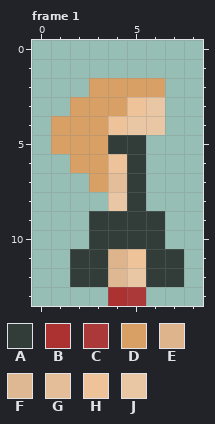
File history of a pixel-art file, Assets/PersonalAssets/NPC/Day4/WomanDayFourCorrectRightIdle.aseprite. This is how it looked before the edit.
9x14 pixels, 3 frames. Colours within 5 levels of each other are drawn and written as one. Shown: frame 1. The commit also changed other frames, which this record leaves out.
Palette (. is transparent): A #323c39  B #ac3232  C #ac3939  D #d9a066  E #ddb48b  F #ddb893  G #e3be98  H #eec39a  J #eac7a4
The result:
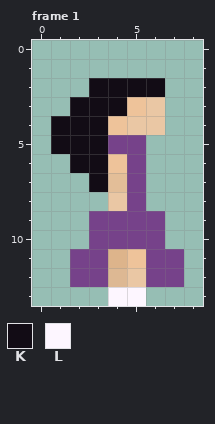
Colours new in this view: K #120c15  L #fdf6ff
Edits made:
@@ palette @@
-A #323c39
+A #76428a
--- frame 1
@@ x 0..8 @@
  1 .........
- 2 ...DDDD..
- 3 ..DDDHJ..
- 4 .DDDHJJ..
- 5 .DDDAA...
- 6 ..DDHA...
- 7 ...DGA...
+ 2 ...KKKK..
+ 3 ..KKKHJ..
+ 4 .KKKHJJ..
+ 5 .KKKAA...
+ 6 ..KKHA...
+ 7 ...KGA...
  8 ....JA...
@@ x 2..7 @@
 12 AAFJAA
-13 ..BC..
+13 ..LL..
